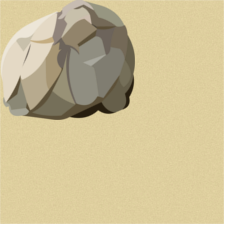
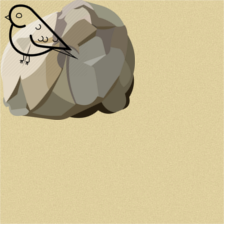
The second 225 x 225 image is a revision of the first. Changes to its layers:
added layer "Pasted Layer #5" above "Pasted Layer #4" over [0, 0, 87, 76]
